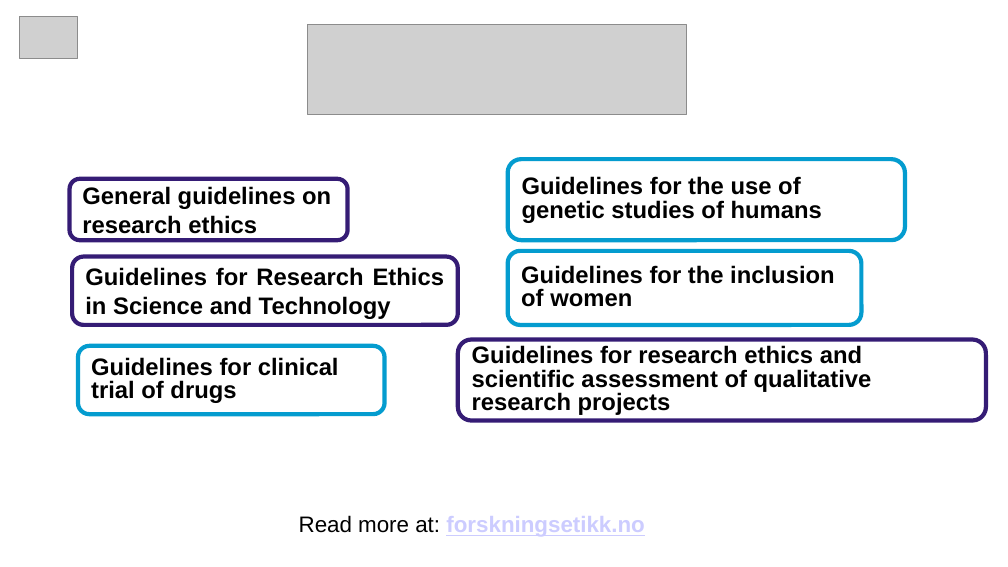
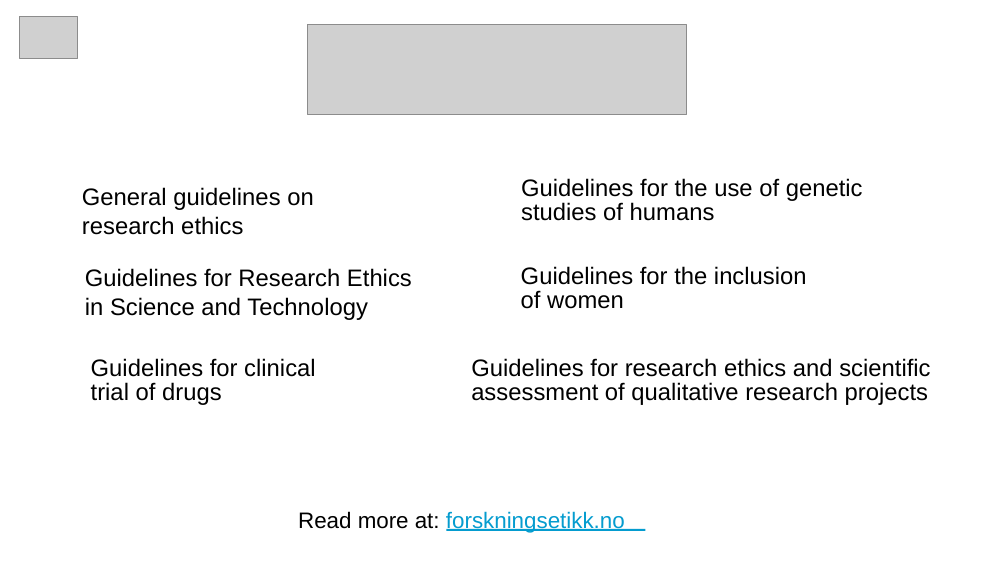
Before and after one commit to ELIXIR-Norway-Training/DMP-writing-workshop, a slide deck: slide 6 of 04_GDPR.odp (slide 7 before the commit). Drawn at 1008x567 pixels with LibreOffice and Linux fonts; fonts in the diff are those of the drawing; grey boxes stand for pictures. Boxes give left, top, right and bottom in pixels: in the first picture for what was removed or moved away, otherwise in the second. Text is boxed around its words. In the diff, an @@ line names an element or a change of style, - is before the commit and + after.

```diff
--- a/04_GDPR.odp
+++ b/04_GDPR.odp
@@ text at bbox=[521, 178, 863, 201]: text changed; bold off @@
-Guidelines for the use of genetic studies of humans
+Guidelines for the use of genetic
@@ text "Guidelines for the use of ...": place and size @@
-text "Guidelines for the use of ..." at bbox=[508, 159, 905, 240]
+text "Guidelines for the use of ..." at bbox=[521, 178, 863, 201]
@@ text at bbox=[82, 187, 314, 210]: text changed; bold off @@
-General guidelines on research ethics
+General guidelines on
@@ text "General guidelines on": place and size @@
-text "General guidelines on" at bbox=[70, 178, 348, 240]
+text "General guidelines on" at bbox=[82, 187, 314, 210]
@@ text added at bbox=[521, 202, 715, 221], 17 pt, text #000000 @@
+studies of humans
@@ text added at bbox=[82, 216, 243, 235], 17 pt, text #000000 @@
+research ethics
@@ vertical alignment middle to top; outline #351C75 3 pt to none in 3 elements at bbox=[82, 187, 314, 210], bbox=[471, 358, 930, 377], bbox=[85, 268, 412, 287] @@
@@ text at bbox=[85, 268, 412, 287]: text changed; bold off @@
-Guidelines for Research Ethics in Science and Technology
+Guidelines for Research Ethics
@@ text "Guidelines for Research Ethics": place and size @@
-text "Guidelines for Research Ethics" at bbox=[73, 257, 459, 326]
+text "Guidelines for Research Ethics" at bbox=[85, 268, 412, 287]
@@ text at bbox=[521, 266, 807, 285]: text changed; bold off @@
-Guidelines for the inclusion of women
+Guidelines for the inclusion
@@ text "Guidelines for the inclusion": place and size @@
-text "Guidelines for the inclusion" at bbox=[508, 251, 862, 325]
+text "Guidelines for the inclusion" at bbox=[521, 266, 807, 285]
@@ text added at bbox=[85, 297, 368, 320], 17 pt, text #000000 @@
+in Science and Technology
@@ text added at bbox=[521, 290, 624, 309], 17 pt, text #000000 @@
+of women
@@ vertical alignment middle to top; outline #049CCF 3 pt to none in 3 elements at bbox=[521, 178, 863, 201], bbox=[521, 266, 807, 285], bbox=[91, 358, 315, 377] @@
@@ text at bbox=[91, 358, 315, 377]: text changed; bold off @@
-Guidelines for clinical trial of drugs
+Guidelines for clinical
@@ text "Guidelines for clinical": place and size @@
-text "Guidelines for clinical" at bbox=[78, 346, 384, 414]
+text "Guidelines for clinical" at bbox=[91, 358, 315, 377]
@@ text at bbox=[471, 358, 930, 377]: text changed; bold off @@
-Guidelines for research ethics and scientific assessment of qualitative research projects
+Guidelines for research ethics and scientific
@@ text "Guidelines for research ethics and ...": place and size @@
-text "Guidelines for research ethics and ..." at bbox=[458, 340, 986, 420]
+text "Guidelines for research ethics and ..." at bbox=[471, 358, 930, 377]
@@ text added at bbox=[91, 382, 222, 405], 17 pt, text #000000 @@
+trial of drugs
@@ text added at bbox=[471, 382, 928, 405], 17 pt, text #000000 @@
+assessment of qualitative research projects
@@ text "Read more at: forskningsetikk.no" at bbox=[298, 511, 625, 533]: text colour #CCCCFF to #049CCF, bold off, underline off in "forskningsetikk.no"; line spacing 1.15 to 1 @@
@@ freeform shape added at bbox=[447, 529, 646, 531], fill #049CCF @@
```
Also in this commit, not shown: 45 other slides changed, 5 slides added, 3 slides removed, 3 other files.
